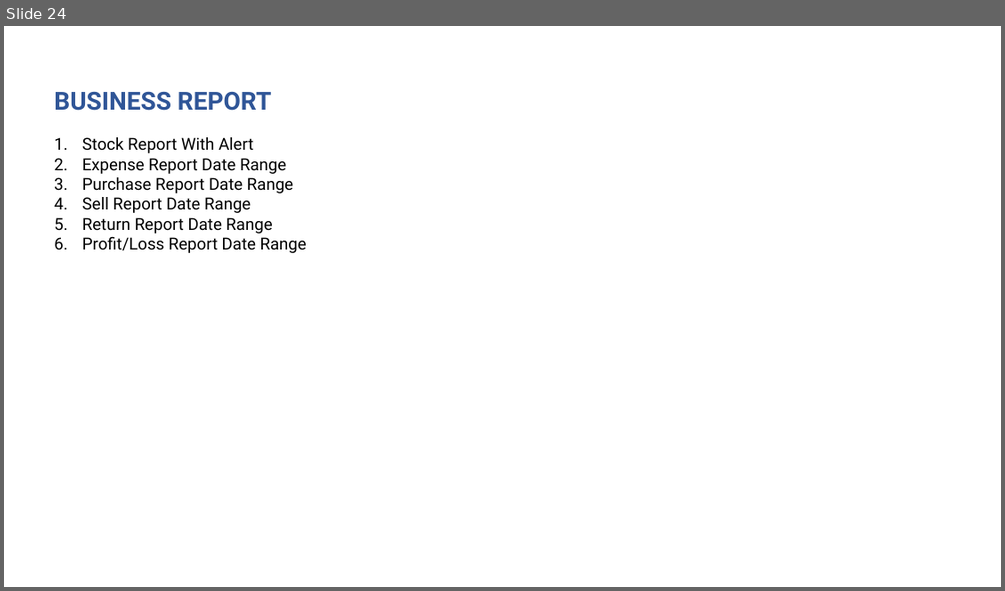
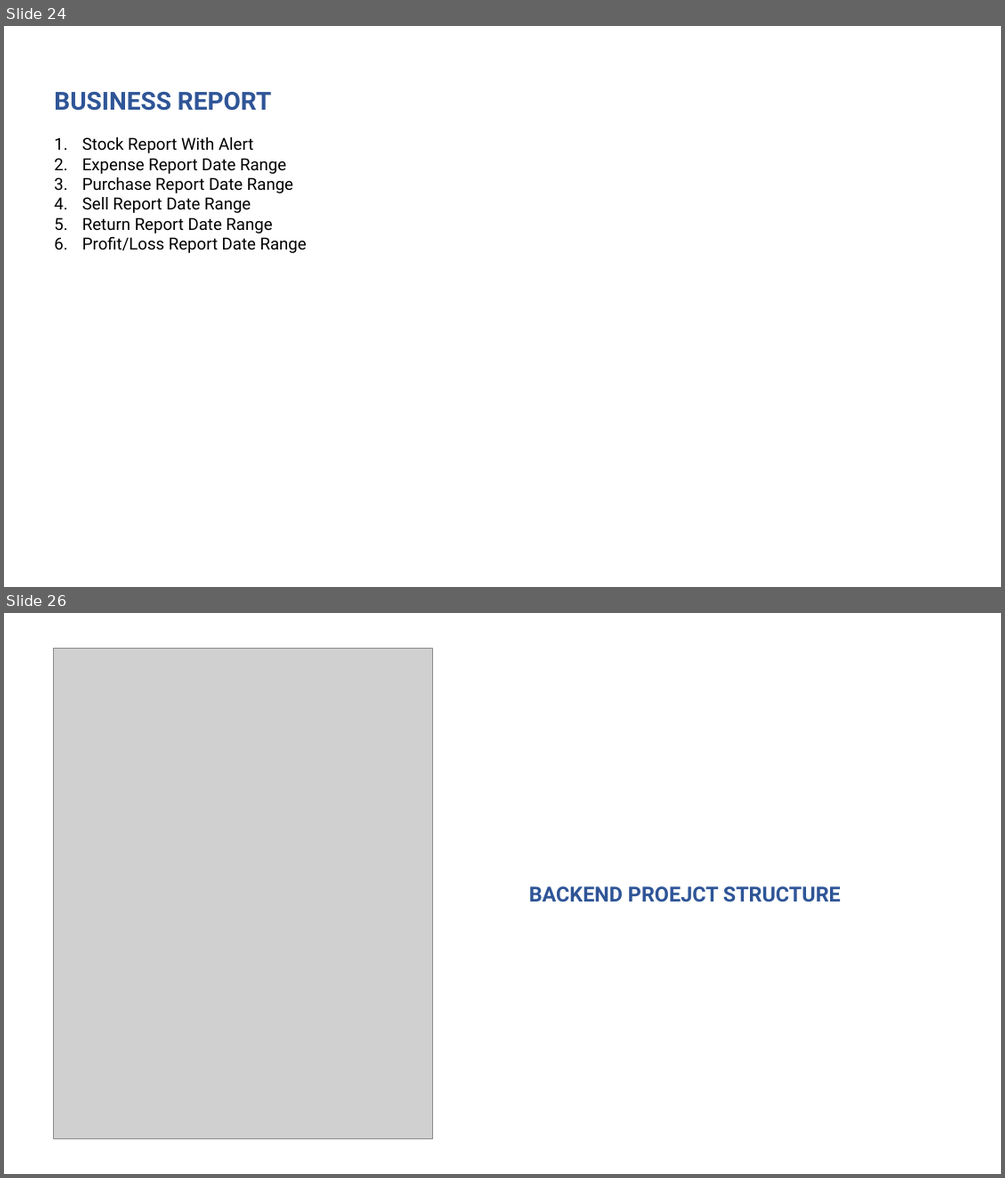
Before and after one commit to rupomsoft/MERN-STACK-Series, a slide deck: Inventory/PPT.pptx. Shown one above the other, each under a label of ours: slide 24 before the commit, slides 24 and 26 after it; the slides between them are not shown. The pictures are 1005x591 and 1005x1178 pixels, drawn with LibreOffice and Linux fonts; fonts in the diff are those of the drawing; grey boxes stand for pictures. Boxes give left, top, right and bottom in pixels: in the first picture for what was removed or moved away, otherwise in the second. Text is boxed around its words. In the diff, an @@ line names an element or a change of style, - is before the commit and + after.

```diff
--- a/Inventory/PPT.pptx
+++ b/Inventory/PPT.pptx
@@ slide 26 added at [4, 613, 1001, 1174], background #FFFFFF @@
@@ picture added at [53, 649, 432, 1139] @@
@@ text added at [529, 886, 841, 902], 20 pt, text #2F5597, bold @@
+BACKEND PROEJCT STRUCTURE
```
Also in this commit, not shown: 5 other slides added, 1 other file.
